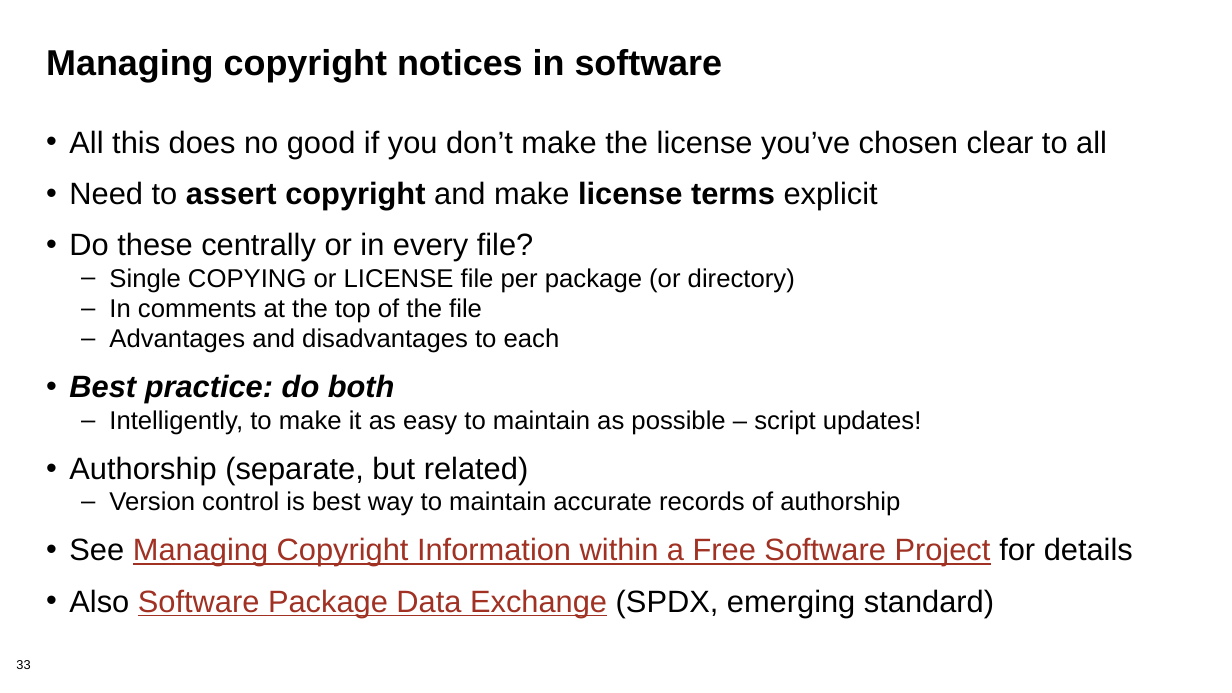
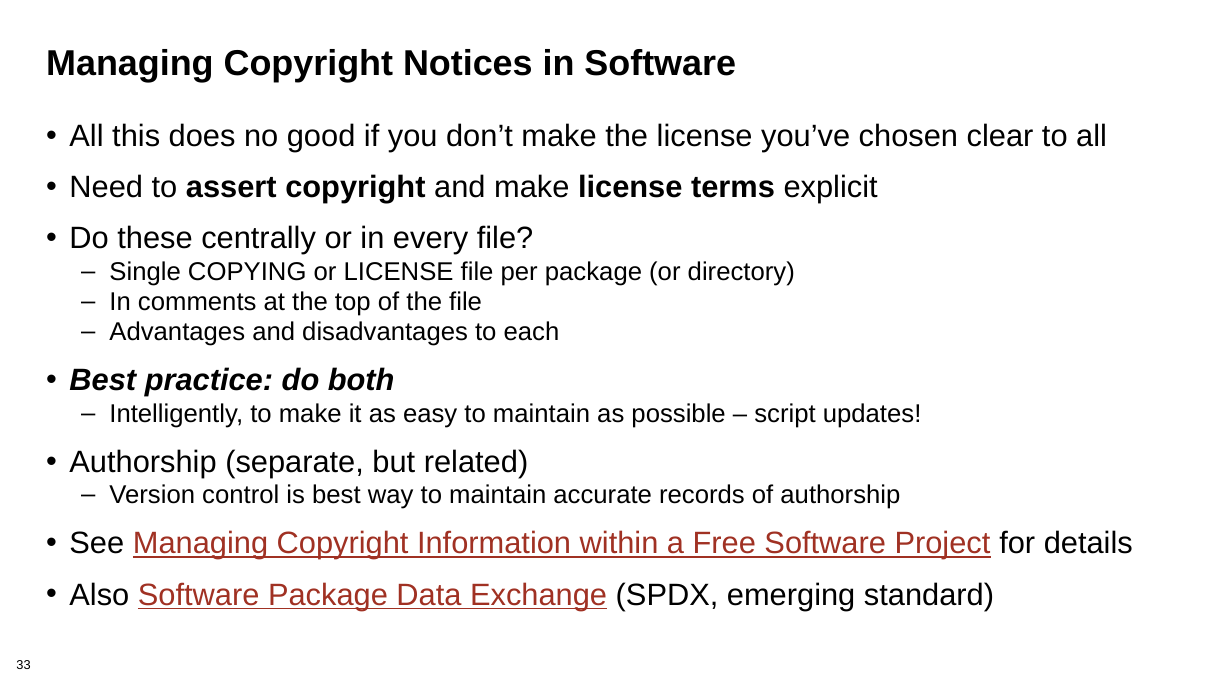
Before and after one commit to bssw-tutorial/presentations, a slide deck: slide 33 of licensing.pptx. Drawn at 1232x693 pixels with LibreOffice and Linux fonts; fonts in the diff are those of the drawing; background and template pictures are left out. Boxes give left, top, right and bottom in pixels: in the first picture for what was removed or moved away, otherwise in the second. Text is boxed around its words. In the diff, an @@ line names an element or a change of style, - is before the commit and + after.

```diff
--- a/licensing.pptx
+++ b/licensing.pptx
@@ title at box(46, 49, 736, 82): text changed @@
-Managing copyright notices in software
+Managing Copyright Notices in Software
@@ text "All this does no good ...": place and size @@
-text "All this does no good ..." at box(69, 130, 1133, 617)
+text "All this does no good ..." at box(69, 123, 1133, 610)
```
Also in this commit, not shown: 31 other slides changed.
